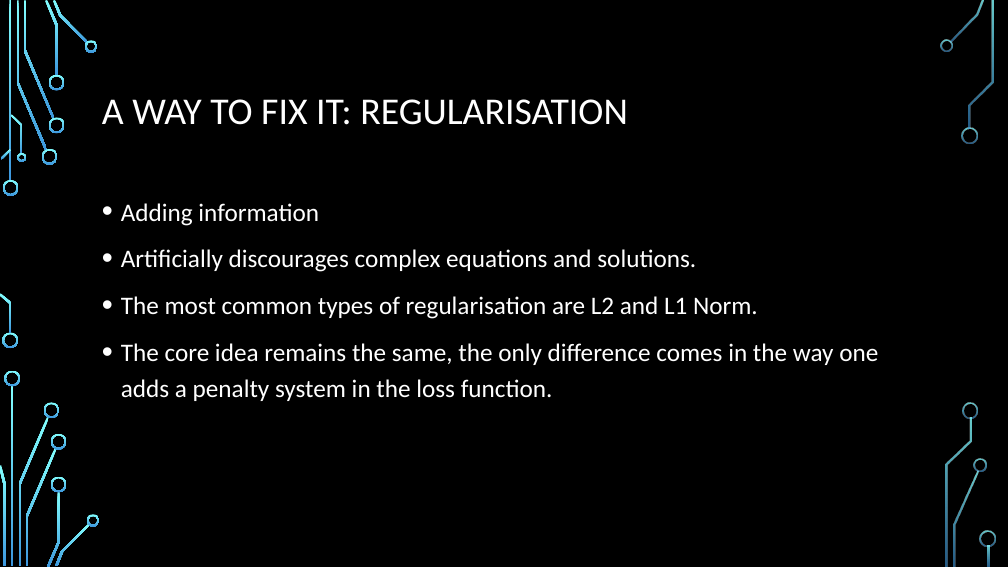
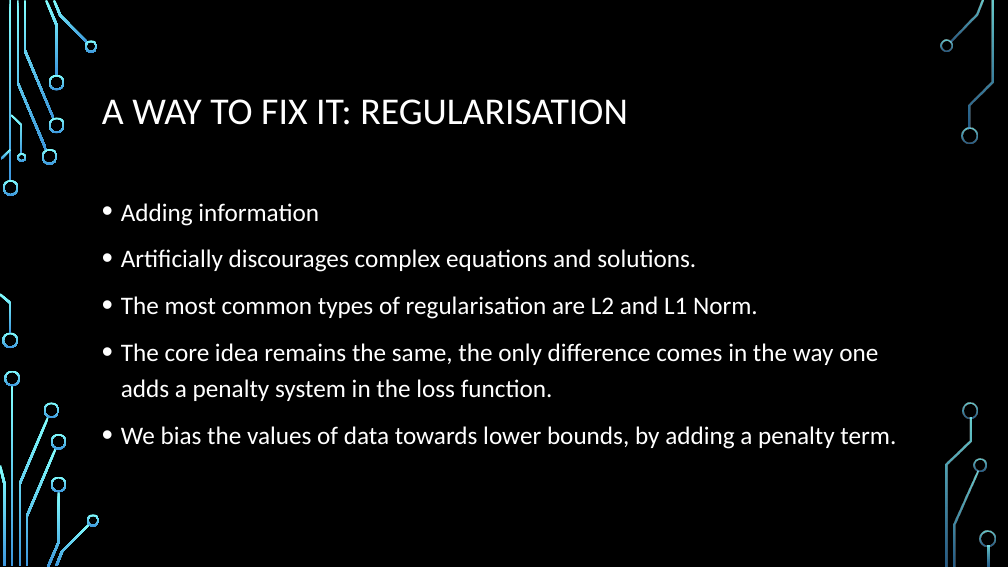
Before and after one commit to Prakhar-Saxena/CollegeAssignments, a slide deck: slide 4 of CS383/honours/presentation.pptx. Drawn at 1008x567 pixels with LibreOffice and Linux fonts; fonts in the diff are those of the drawing; background and template pictures are left out. Boxes give left, top, right and bottom in pixels: in the first picture for what was removed or moved away, otherwise in the second. Text is boxed around its words. In the diff, an @@ line names an element or a change of style, - is before the commit and + after.

```diff
--- a/CS383/honours/presentation.pptx
+++ b/CS383/honours/presentation.pptx
@@ text at box(121, 426, 896, 449): paragraph added @@
+• We bias the values of data towards lower bounds, by adding a penalty term.
```
Also in this commit, not shown: 10 other files.
